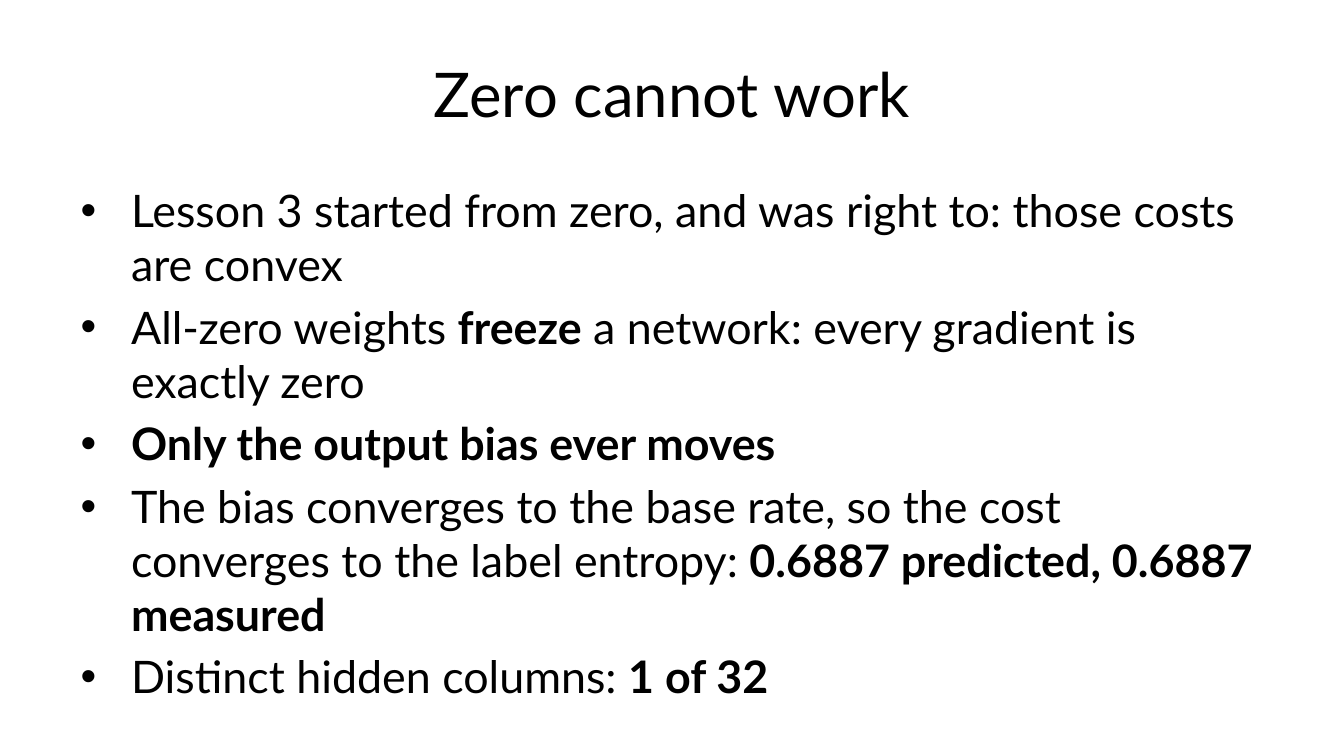
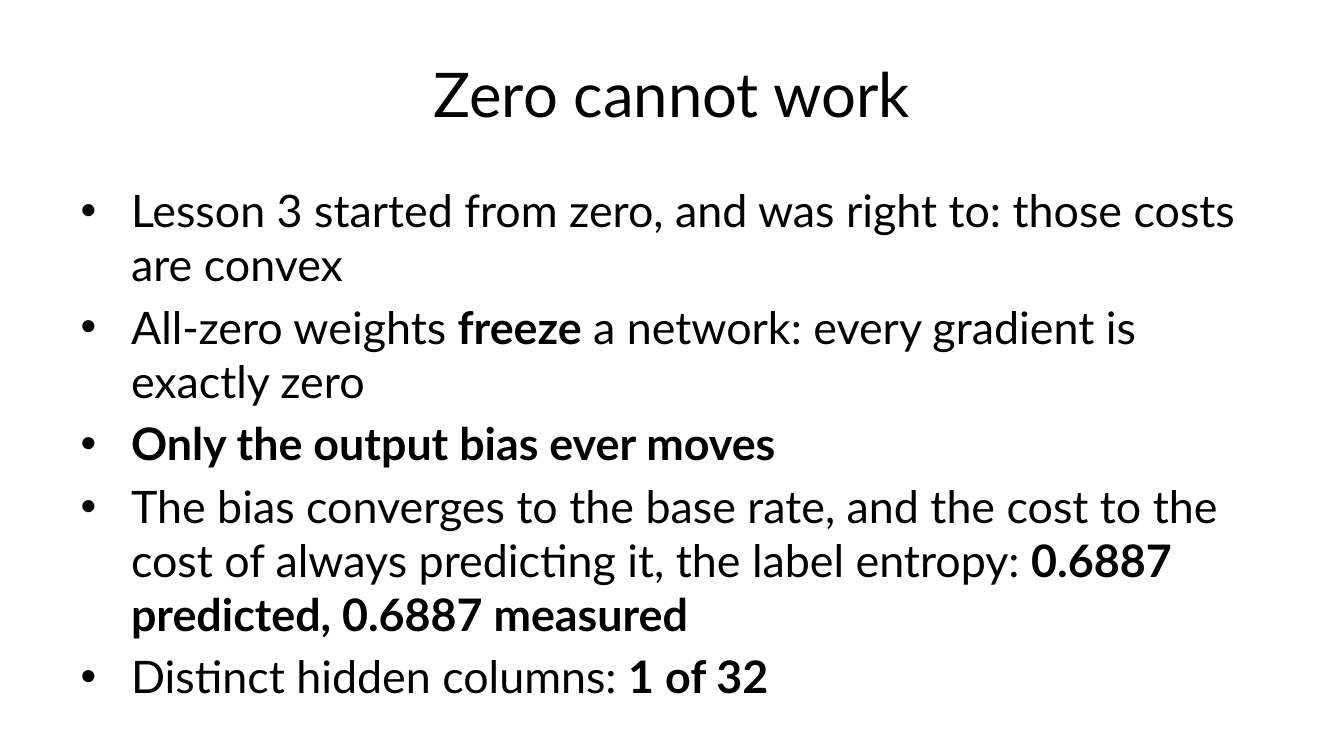
Before and after one commit to fabioantonini/technologies-for-artificial-intelligence, a slide deck: slide 52 of Lessons/09_neural_networks/Slides/neural_networks_slides.pptx. Drawn at 1344x756 pixels with LibreOffice and Linux fonts; fonts in the diff are those of the drawing; background and template pictures are left out. Boxes give left, top, right and bottom in pixels: in the first picture for what was removed or moved away, otherwise in the second. Text is boxed around its words. In the diff, an @@ line names an element or a change of style, - is before the commit and + after.

```diff
--- a/Lessons/09_neural_networks/Slides/neural_networks_slides.pptx
+++ b/Lessons/09_neural_networks/Slides/neural_networks_slides.pptx
@@ text at (x1=131, y1=490, x2=1218, y2=639): text changed @@
-• The bias converges to the base rate, so the cost converges to the label entropy: 0.6887 predicted, 0.6887 measured
+• The bias converges to the base rate, and the cost to the cost of always predicting it, the label entropy: 0.6887 predicted, 0.6887 measured
```
Also in this commit, not shown: 21 other slides changed, 3 slides added, 3 slides removed, 10 other files.
